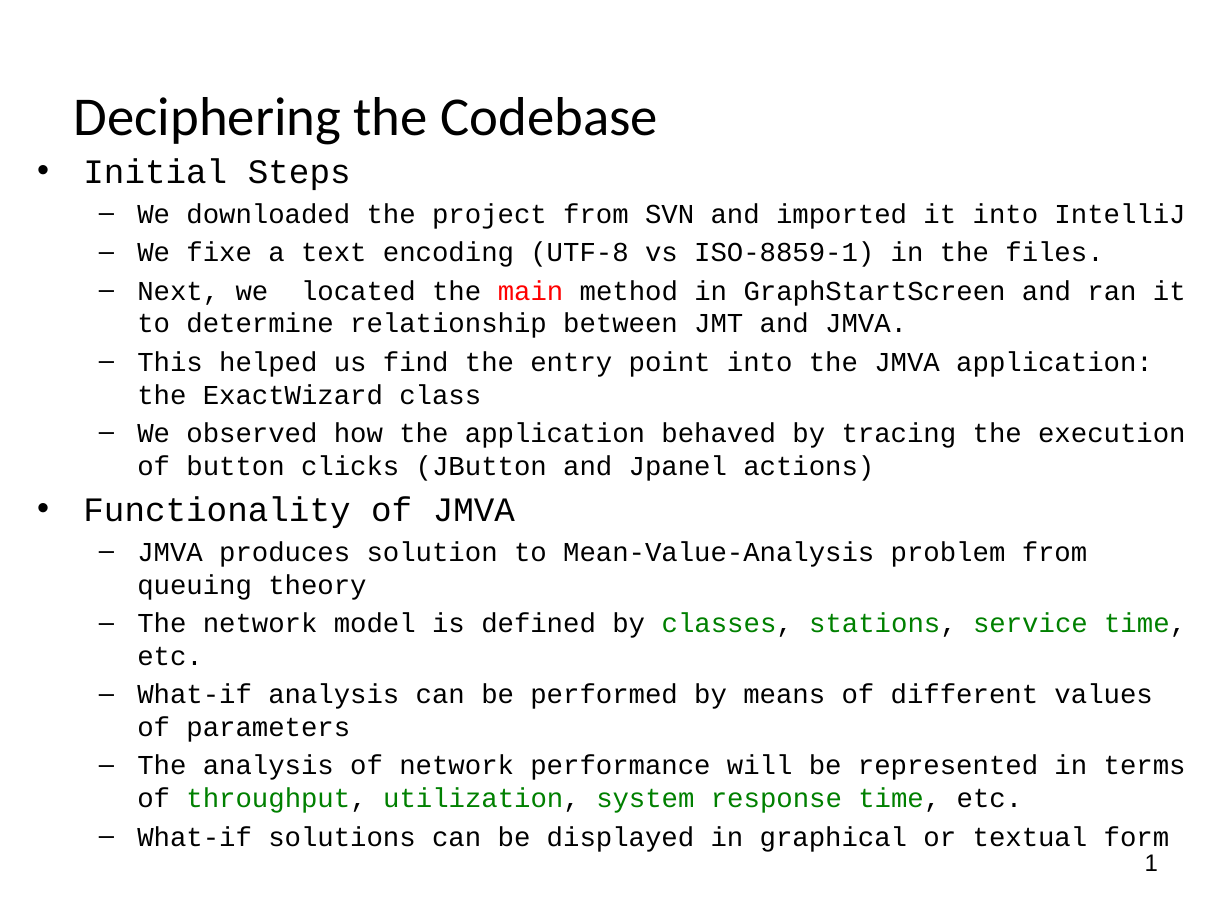
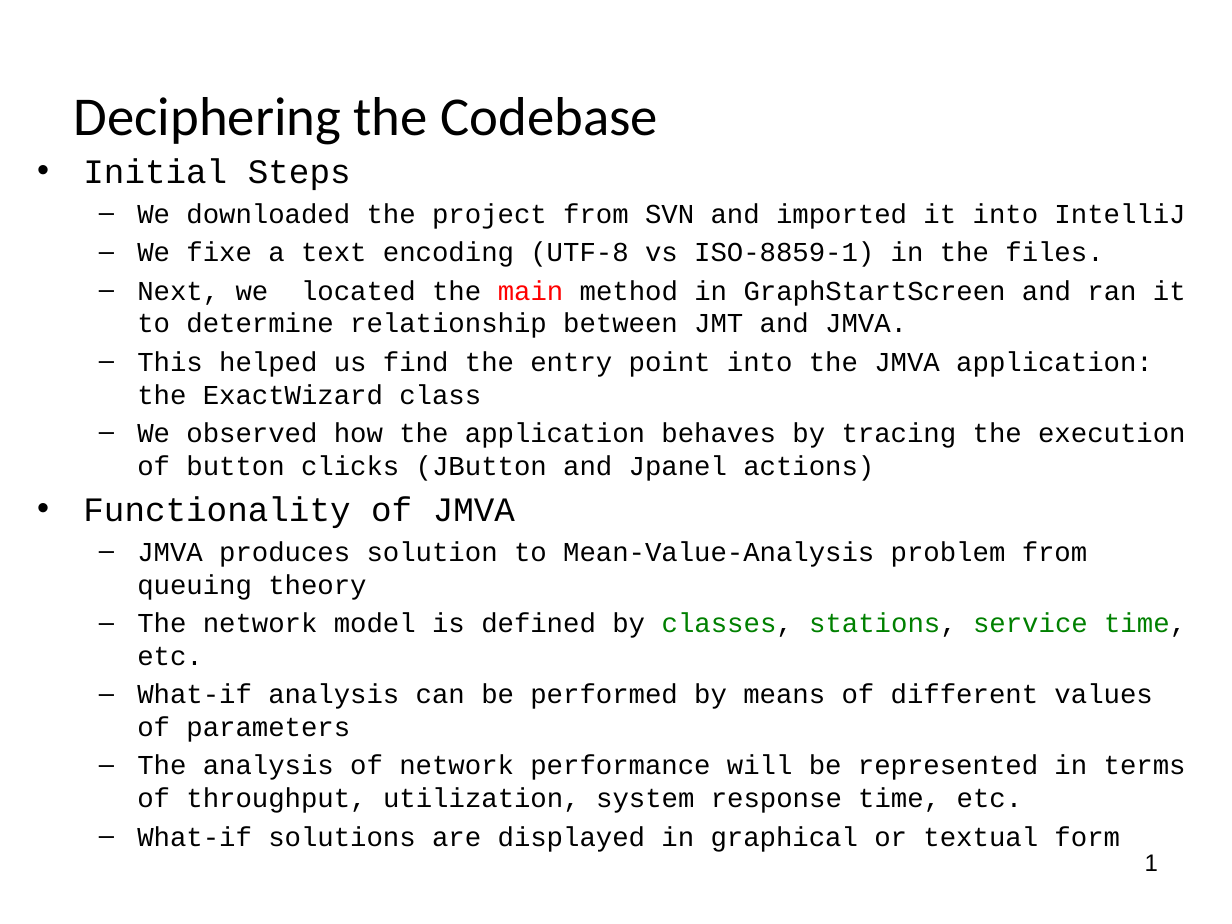
Before and after one commit to pavelgrib/SE_CW1, a slide deck: slide 2 of jmva_presentation.pptx. Drawn at 1232x924 pixels with LibreOffice and Linux fonts; fonts in the diff are those of the drawing; background and template pictures are left out. Boxes give left, top, right and bottom in pixels: in the first picture for what was removed or moved away, otherwise in the second. Text is boxed around its words. In the diff, an @@ line names an element or a change of style, - is before the commit and + after.

```diff
--- a/jmva_presentation.pptx
+++ b/jmva_presentation.pptx
@@ text at <box>137,423,1185,481</box>: text changed @@
-  – We observed how the application behaved by tracing the execution of button clicks (JButton and Jpanel actions)
+  – We observed how the application behaves by tracing the execution of button clicks (JButton and Jpanel actions)
@@ text at <box>137,755,1186,813</box>: text colour #008000 to #000000 in "throughput, utilization, system response time," @@
@@ text at <box>137,826,1120,852</box>: text changed @@
-  – What-if solutions can be displayed in graphical or textual form
+  – What-if solutions are displayed in graphical or textual form
```
Also in this commit, not shown: 8 other slides changed, 3 other files.
